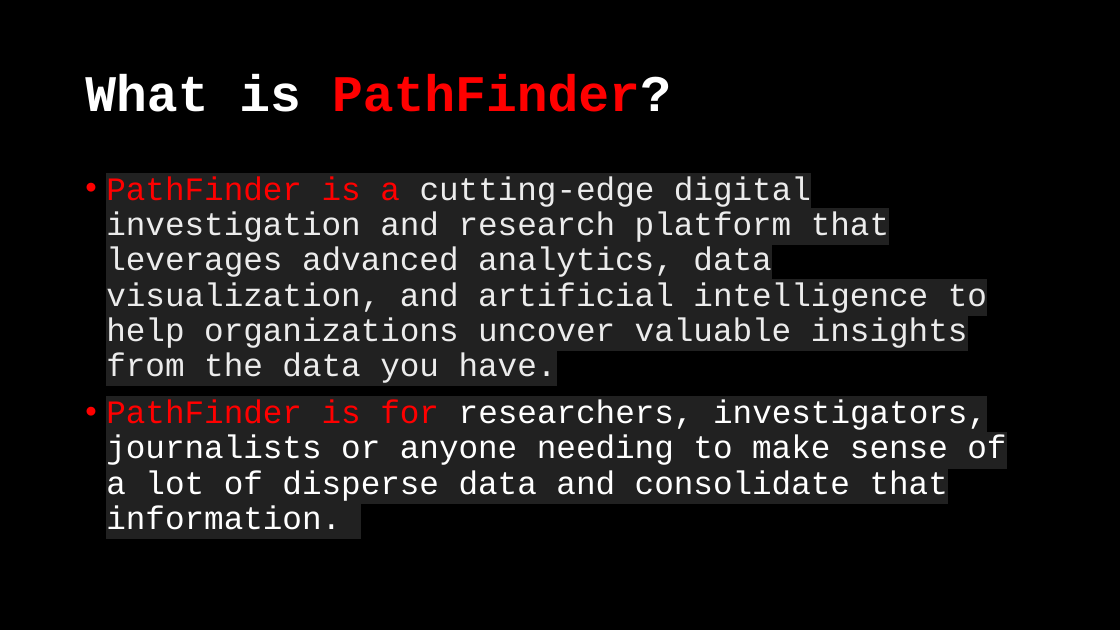
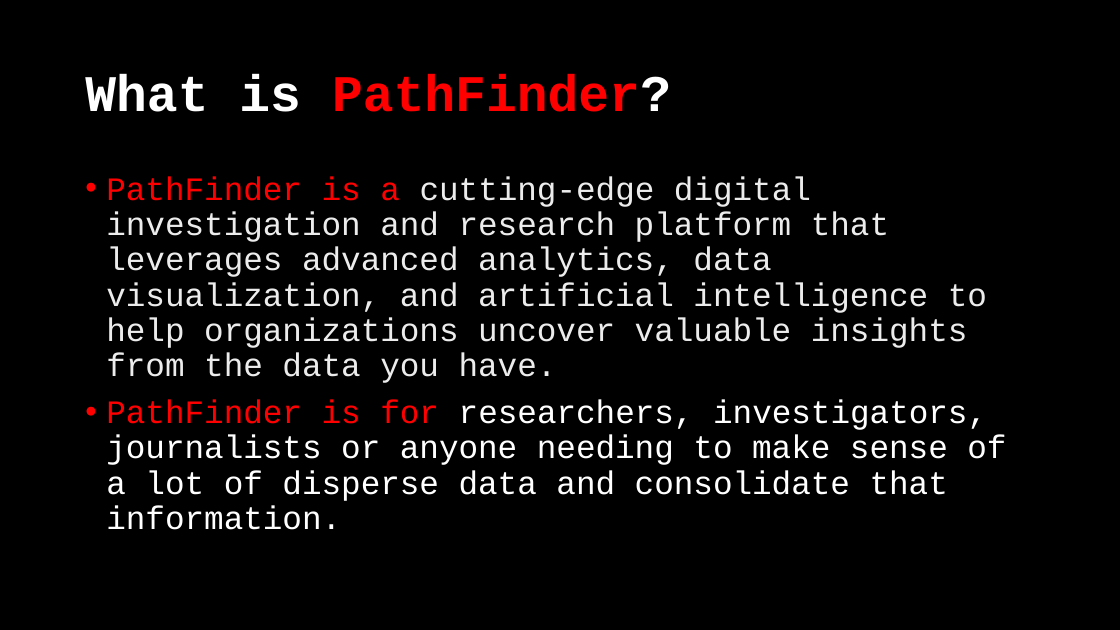
Before and after one commit to woodyk/pathfinder, a slide deck: slide 2 of pathfinder-presentation.pptx. Drawn at 1120x630 pixels with LibreOffice and Linux fonts; fonts in the diff are those of the drawing. Boxes give left, top, right and bottom in pixels: in the first picture for what was removed or moved away, otherwise in the second. Text is boxed around its words. In the diff, an @@ line names an element or a change of style, - is before the commit and + after.

```diff
--- a/pathfinder-presentation.pptx
+++ b/pathfinder-presentation.pptx
@@ text "PathFinder is a cutting-edge digital ..." at bbox=[106, 176, 1006, 530]: highlight #212121 to #000000 @@
```
Also in this commit, not shown: 3 other slides changed, 3 other files.
